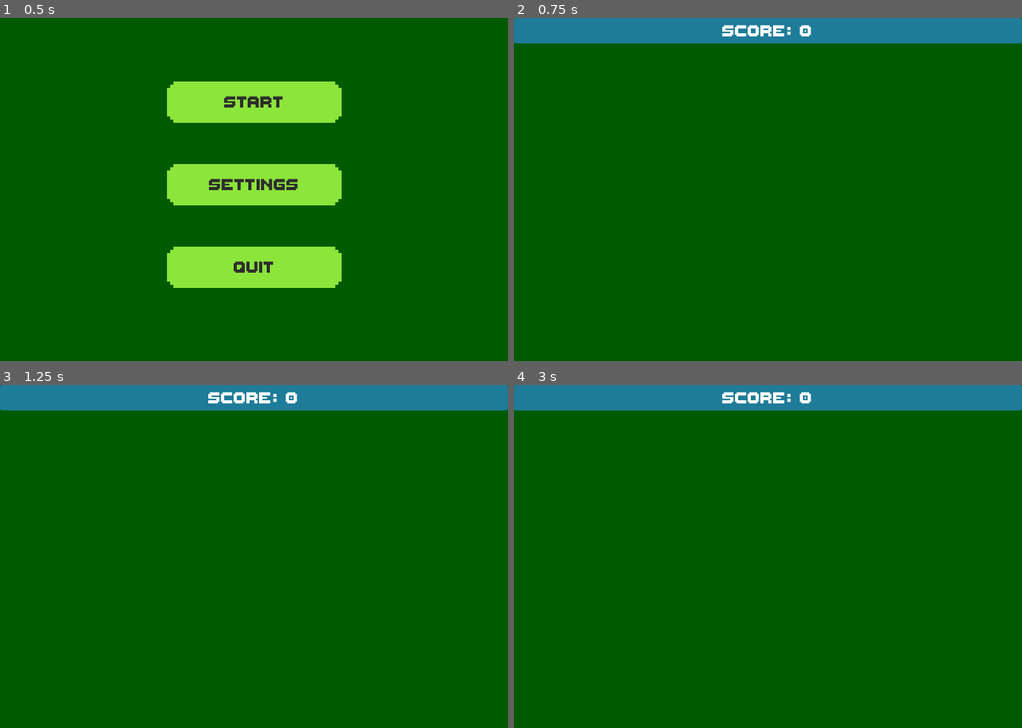
Above: before the commit, frames 1-4 (two rows, left to right).
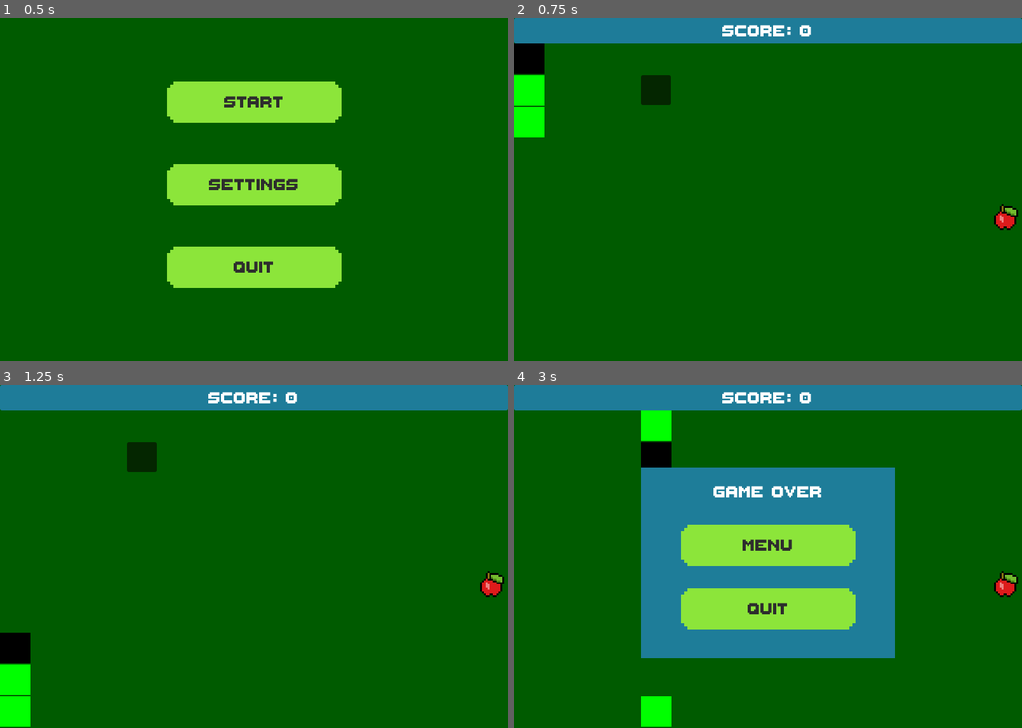
Above: after the commit, the same moments.

Repository: WyattHapper/MACS-Hackathon-2026
Game: Godot game, scene res://MainMenu/main_menu.tscn
Same seed, same stepped clock (60 frames per second), same inputs: the game is played once before the commit and once after it.
Inputs:
- Up to frame 1 (0.5 s): no input
- Up to frame 2 (0.75 s): click "Start" at 0.5 s
- Up to frame 3 (1.25 s): no input
- Up to frame 4 (3 s): hold D (move_right) 1.28-2.03 s; hold S (move_down) 2.03-2.78 s; hold D (move_right) from 2.78 s (still down)

Frame 1 is identical in both runs. In frame 2, 2.4% of the frame differs, in the area x 0-100%, y 7-62%; in frame 3, 2.4%; in frame 4, 30%, in the area x 25-100%, y 7-100%.
Error before the commit: Parse Error: Function "place_apple" has the same name as a previously declared function. (res://Game/game.gd:130)

Commit message:
fixed merge conflict

Diff:
--- a/hackathon-2026/Game/game.gd
+++ b/hackathon-2026/Game/game.gd
@@ -109,24 +109,7 @@
 	item.tree_entered.connect(func(): pending_items.erase(item))
 	add_child.call_deferred(item)
 
-func place_apple(apple: Node2D) -> void:
-	var available_positions: Array[Vector2] = []
-
-	for x in range(grid_width):
-		for y in range(grid_height):
-			var pos = Vector2(x, y) * cell_size + Vector2(0, top_ui_height)
-			var occupied = false
-
-			for cell in snake.snake_cells: # need to use for loop to access positions
-				if pos == cell.position:
-					occupied = true
-					break
-
-			if not occupied:
-				for item in get_tree().get_nodes_in_group("item"):
-					if item != apple and pos == item.position:
-						occupied = true
-						break
+
 func place_apple(apple):
 	var flag = false #loops until it finds a position thats not inside the snake
 	while (!flag):
@@ -147,15 +130,6 @@
 				if apple.position == item.position:
 					flag = false
 					break
-
-			if not occupied:
-				available_positions.append(pos)
-
-	if available_positions.is_empty():
-		push_warning("No free grid positions available for item placement.")
-		return
-
-	apple.position = available_positions.pick_random()
 
 func _on_apple_eaten_regular():
 	update_score(1)
--- a/hackathon-2026/Game/game.tscn
+++ b/hackathon-2026/Game/game.tscn
@@ -26,6 +26,7 @@
 
 [sub_resource type="Resource" id="Resource_33n3b"]
 script = ExtResource("11_rxmp4")
+modifier_name = "Shuffle"
 metadata/_custom_type_script = "uid://b3w0hectmp7ys"
 
 [sub_resource type="Resource" id="Resource_qyr8x"]
